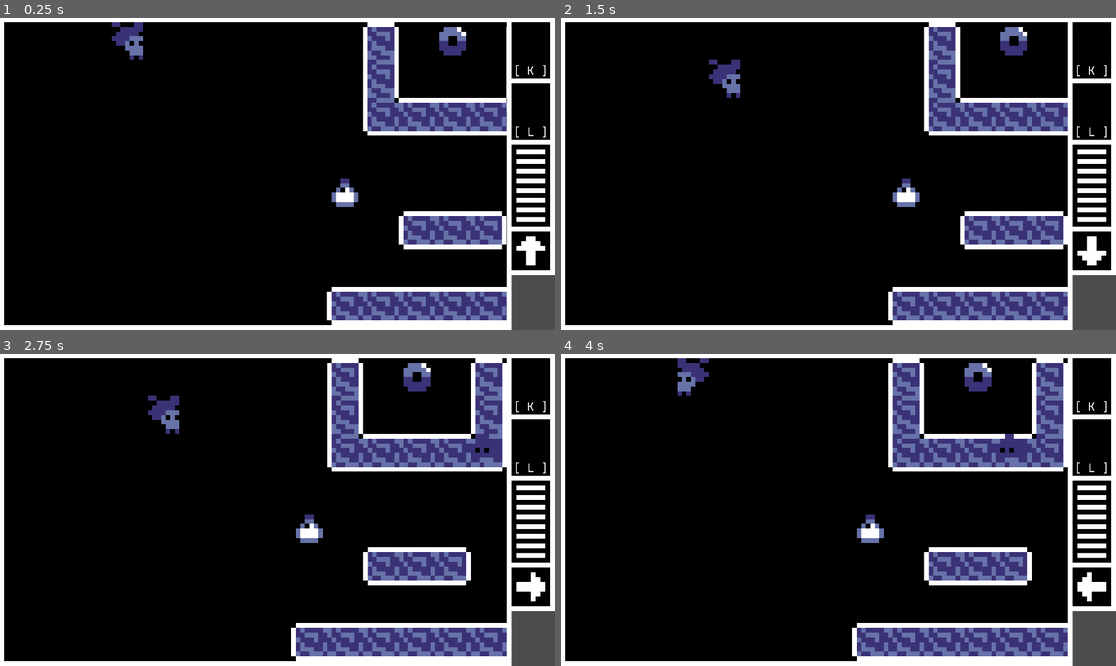
Above: before the commit, frames 1-4 (two rows, left to right).
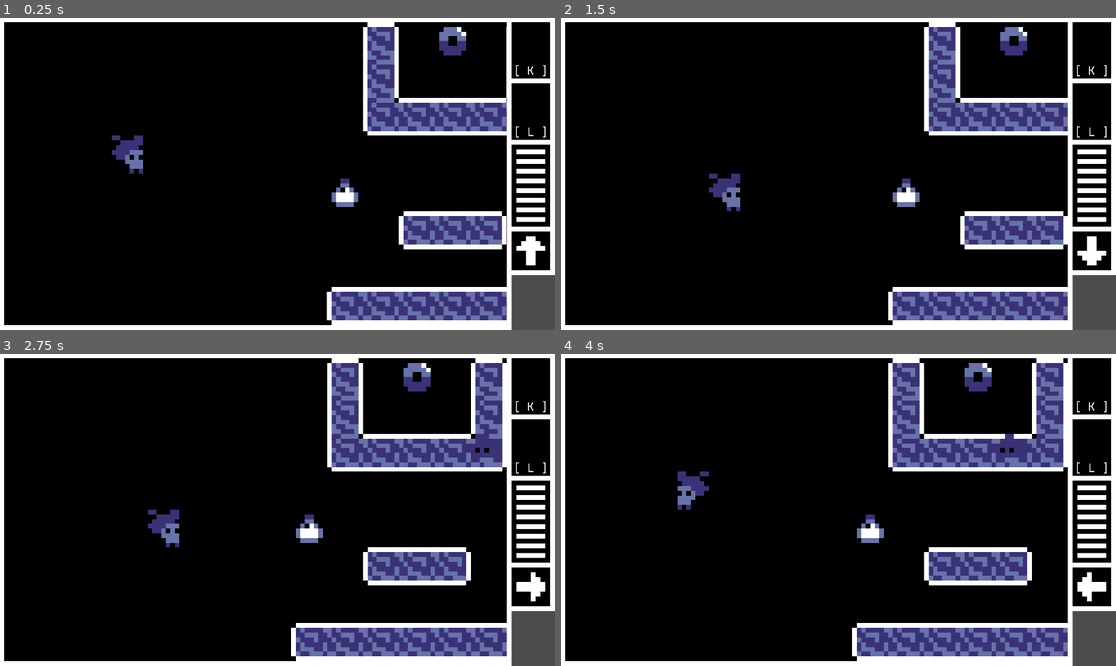
Above: after the commit, the same moments.

Repository: Shuflduf/Daydream-Game
Game: Godot game, scene res://interface.tscn
The game is run twice, just before and just after one commit, with the same random seed, the same clock (stepped at 60 frames per second) and the same inputs.
Inputs:
- Up to frame 1 (0.25 s): no input
- Up to frame 2 (1.5 s): tap Enter at 0.5 s; hold D (right) 0.53-1.28 s; hold K (item_one) 0.53-1.28 s; tap Space at 1.25 s; hold S (down) from 1.28 s (still down); tap L (item_two) at 1.35 s
- Up to frame 3 (2.75 s): tap Enter at 2 s; release S (down) at 2.03 s; hold D (right) from 2.03 s (still down); hold K (item_one) from 2.03 s (still down)
- Up to frame 4 (4 s): tap Space at 2.75 s; release D (right) at 2.78 s; release K (item_one) at 2.78 s; hold W (up) 2.78-3.53 s; tap L (item_two) at 2.85 s; tap Enter at 3.5 s; hold A (left) from 3.53 s (still down); hold K (item_one) from 3.53 s (still down)

The runs differ from the first frame. In frame 1, 0.9% of the frame differs, in the area x 20-26%, y 1-50%; in frame 2, 0.9%; in frame 3, 0.9%; in frame 4, 0.8%.

Commit message:
fix enemy ai

Diff:
--- a/ghost_enemy.gd
+++ b/ghost_enemy.gd
@@ -4,19 +4,25 @@
 @onready var player = get_tree().get_first_node_in_group(&"Player")
 
 var can_move = true
+var enabled = false
 
 func cycle():
+	if not enabled:
+		return
 	var target_vec = player.tile_pos - tile_pos
+	var wish_position = tile_pos
 	if !target_vec.length() <= 1.0:
 		if can_move:
 			if target_vec.y != 0 and abs(target_vec.x) < 4:
-				tile_pos.y += signi(target_vec.y)
+				wish_position.y += signi(target_vec.y)
 				can_move = false
 			else:
-				tile_pos.x += signi(target_vec.x)
+				wish_position.x += signi(target_vec.x)
 				can_move = false
 		else:
 			can_move = true
+	if wish_position not in EnemyUtils.get_enemy_tiles():
+		tile_pos = wish_position
 	#if target_vec == Vector2i.ZERO:
 		#player.cancel_move()
 		#player.health.shift(-1)
@@ -32,3 +38,7 @@
 
 func _on_health_die() -> void:
 	queue_free()
+
+
+func _on_screen_entered() -> void:
+	enabled = true
--- a/ghost_enemy.tscn
+++ b/ghost_enemy.tscn
@@ -20,7 +20,8 @@
 max_health = 2
 metadata/_custom_type_script = "uid://bvqp67qek7aff"
 
-[node name="VisibleOnScreenEnabler2D" type="VisibleOnScreenEnabler2D" parent="."]
+[node name="VisibleOnScreenNotifier2D" type="VisibleOnScreenNotifier2D" parent="."]
 rect = Rect2(1, 1, 5, 5)
 
 [connection signal="die" from="Health" to="." method="_on_health_die"]
+[connection signal="screen_entered" from="VisibleOnScreenNotifier2D" to="." method="_on_screen_entered"]
--- a/world.gd
+++ b/world.gd
@@ -69,6 +69,7 @@
 func _on_interactable_explode_bomb(pos: Vector2i) -> void:
 	var explode_radius = 2.5
 	var ep = floori(explode_radius)
+	var enemies = EnemyUtils.get_enemy_tiles()
 	for x in range(-ep, ep+1):
 		for y in range(-ep, ep+1):
 			var length = sqrt((x*x)+(y*y))
@@ -78,6 +79,8 @@
 			$Walls.remove_at(target_pos)
 			if player.tile_pos == target_pos:
 				player.health.shift(-4)
+			elif enemies.has(target_pos):
+				enemies[target_pos].health.shift(-4)
 	$Walls.place_tiles()
 
 
--- a/world.tscn
+++ b/world.tscn
@@ -19,6 +19,7 @@
 script = ExtResource("2_aqk2v")
 
 [node name="Player" parent="." instance=ExtResource("1_f3sb7")]
+position = Vector2(0, 24)
 
 [node name="CanvasLayer" type="CanvasLayer" parent="."]
 layer = -100
@@ -47,6 +48,9 @@
 [node name="GhostEnemy" parent="Enemies" instance=ExtResource("6_dwbse")]
 position = Vector2(104, 16)
 
+[node name="GhostEnemy2" parent="Enemies" instance=ExtResource("6_dwbse")]
+position = Vector2(160, 32)
+
 [connection signal="item_used" from="Player" to="." method="_on_player_item_used"]
 [connection signal="moved" from="Player" to="." method="_on_player_moved"]
 [connection signal="explode_bomb" from="Interactable" to="." method="_on_interactable_explode_bomb"]
